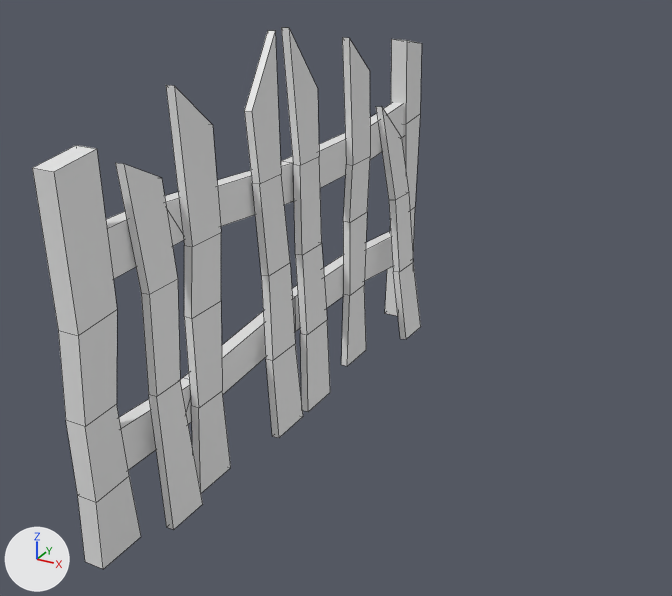
One commit to the FBX model BogeyMan/Assets/Art/Environnement/Props/Meshes/SM_Fence5.fbx: the scene before it, then after it.
Rendered twice from a 50 mm lens placed at (0.425, -0.706, 0.481), pointed at (0.04, -0.006, 0.131). Arrows for +X, +Y and +Z are at lower left; the lights stay in place. Mesh edges are drawn as thin lines. Materials are left out; every surface is plain grey. Where no turn or scale is listed for an object, it has been applied to the vertices.

In view in the first picture: 'SM_Fence5'.
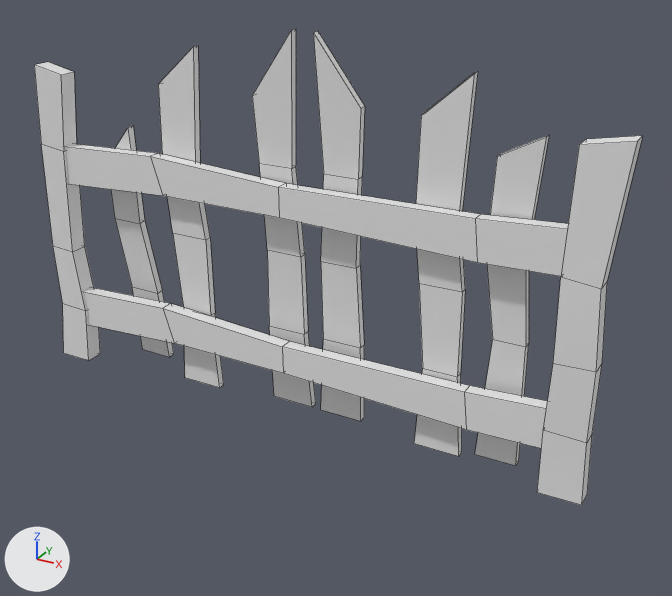
The change, as a list of edits to the scene's bpy script:
```text
Change me_mesh:
    used by ob_sm_fence5; location = (0.0, 0.0, 0.0)
    remove me_mesh.from_pydata(...)  # 192 vertices, 172 faces; spans x -0.028..0.028, y -0.289..0.289, z 0.0..0.372
    add me_mesh.from_pydata(...)  # 192 vertices, 172 faces; spans x -0.298..0.298, y -0.032..0.032, z 0.0..0.372
    me_mesh part 1: the loose piece of 20 vertices spanning x -0.013..-0.002, y 0.097..0.149, z 0.0..0.35 is turned 90 degrees about the z axis through its middle, then moved by (0.154, -0.128, 0.0)
    me_mesh part 2: the loose piece of 16 vertices spanning x -0.013..0.008, y -0.227..-0.184, z 0.0..0.307 is turned 90 degrees about the z axis through its middle, then moved by (0.208, 0.207, 0.0)
    me_mesh part 3: the loose piece of 20 vertices spanning x -0.016..0.01, y -0.068..-0.018, z 0.0..0.372 is turned 90 degrees about the z axis through its middle, then moved by (0.046, 0.043, 0.0)
    me_mesh part 4: the loose piece of 20 vertices spanning x -0.013..-0.002, y -0.172..-0.12, z 0.0..0.35 is turned 90 degrees about the z axis through its middle, then moved by (-0.116, 0.142, 0.0)
    me_mesh part 5: the loose piece of 16 vertices spanning x -0.017..0.028, y 0.185..0.228, z 0.001..0.269 is turned 90 degrees about the z axis through its middle, then moved by (-0.212, -0.197, 0.0)
    me_mesh part 6: a new loose piece of 20 vertices spanning x 0.253..0.298, y -0.032..-0.007, z 0.0..0.316
    me_mesh part 7: a new loose piece of 20 vertices spanning x -0.272..0.257, y -0.023..-0.01, z 0.201..0.246
    me_mesh part 8: a new loose piece of 20 vertices spanning x -0.272..0.257, y -0.023..-0.01, z 0.041..0.087
    me_mesh part 9: a new loose piece of 20 vertices spanning x -0.298..-0.253, y -0.027..-0.007, z 0.0..0.322
    me_mesh part 10: the loose piece of 20 vertices spanning x -0.028..-0.009, y -0.289..-0.243, z 0.0..0.322 is deleted
    me_mesh part 11: the loose piece of 20 vertices spanning x -0.028..-0.009, y 0.244..0.289, z 0.0..0.33 is deleted
    me_mesh part 12
    59 vertices are removed from x -0.025..0.01, y -0.259..0.271, z 0.0..0.372
    54 faces are deleted
    12 vertices are added at x -0.041..0.008, y -0.012..0.009, z 0.0..0.372
    7 new vertices lie (0.0, 0.007, 0.0) away from vertices in x -0.041..0.008, y -0.009..0.006, z 0.0..0.313
    18 new faces join them
Change ob_sm_fence5:
    ob_sm_fence5.location: (0.0, 0.0, 0.0) -> (0.0, -0.003, 0.0)
```

Changed parts and their boxes [x1, y1, x2, y2] in the pictures (672 x 596 px; the box of a moved part takes in the faces that stretch with it):
'SM_Fence5', reshaped, moved (56% wider, 12% shorter): before [32, 27, 422, 569]; after [34, 29, 643, 505]
part 1 of me_mesh, moved or reshaped: before [341, 38, 370, 366]; after [414, 72, 478, 456]
part 2 of me_mesh, moved or reshaped: before [115, 163, 203, 529]; after [475, 135, 549, 466]
part 3 of me_mesh, moved or reshaped: before [244, 30, 303, 438]; after [313, 31, 365, 421]
part 4 of me_mesh, moved or reshaped: before [166, 85, 231, 493]; after [158, 46, 224, 388]
part 5 of me_mesh, moved or reshaped: before [376, 107, 421, 339]; after [111, 125, 174, 357]
part 6 of me_mesh, added: after [537, 136, 643, 505]
part 7 of me_mesh, added: after [65, 144, 568, 276]
part 8 of me_mesh, added: after [84, 288, 547, 448]
part 9 of me_mesh, added: after [34, 62, 100, 360]
part 10 of me_mesh, deleted: before [32, 145, 141, 569]
part 11 of me_mesh, deleted: before [385, 39, 422, 316]
part 12 of me_mesh, cut back: before [106, 27, 404, 470]; after [252, 29, 316, 407]
